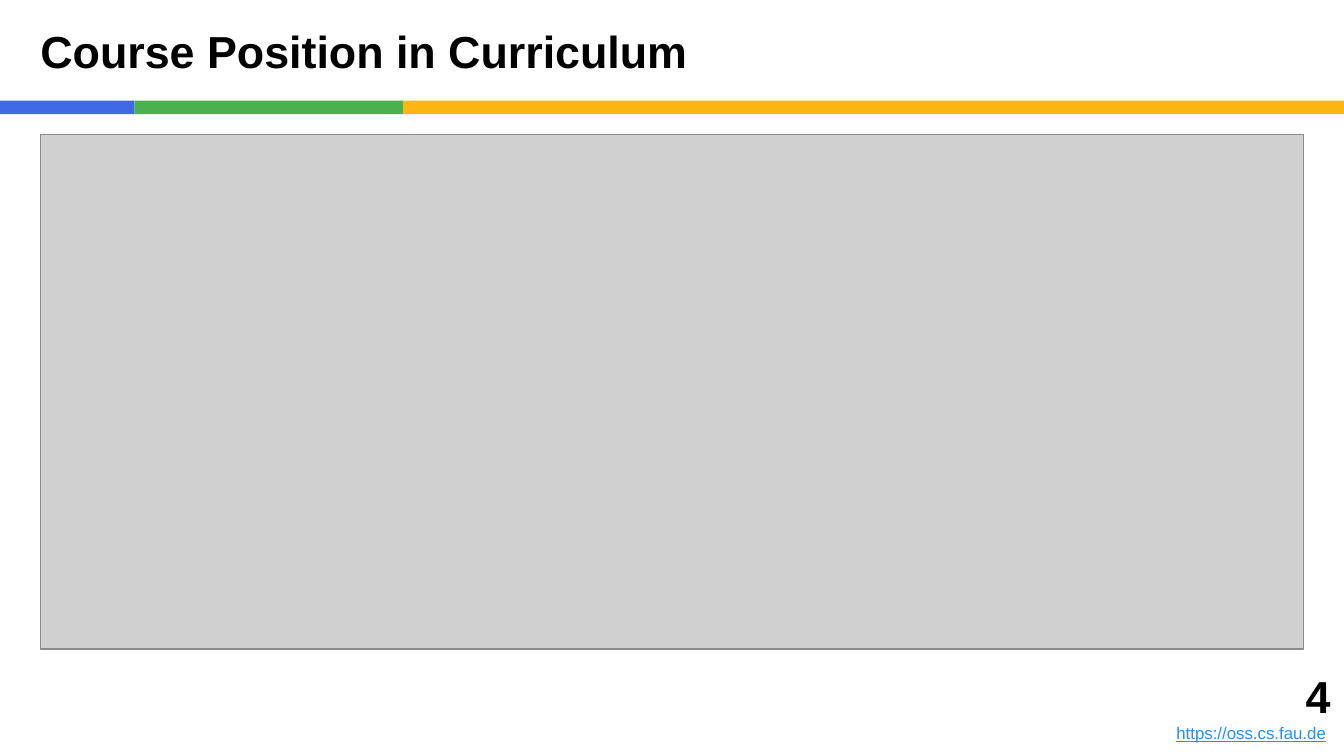
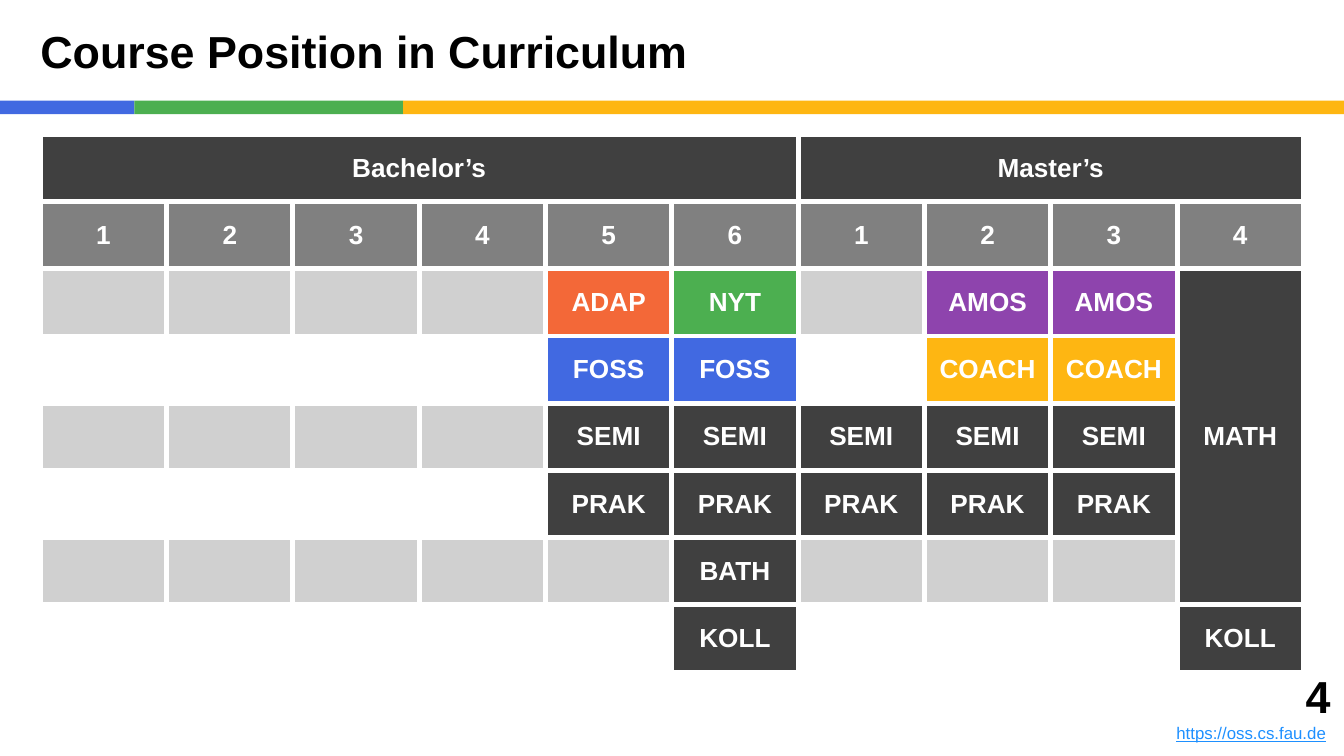
Before and after one commit to dirkriehle/coach-course, a slide deck: slide 4 of Lecture Slides/COACH A01 - Introduction.pptx. Drawn at 1344x756 pixels with LibreOffice and Linux fonts; fonts in the diff are those of the drawing; grey boxes stand for pictures. Boxes give left, top, right and bottom in pixels: in the first picture for what was removed or moved away, otherwise in the second. Text is boxed around its words. In the diff, an @@ line names an element or a change of style, - is before the commit and + after.

Commit message:
Pre-course preparation

```diff
--- a/Lecture Slides/COACH A01 - Introduction.pptx
+++ b/Lecture Slides/COACH A01 - Introduction.pptx
@@ picture removed at (x1=40, y1=134, x2=1304, y2=649) @@
@@ table added at (x1=40, y1=134, x2=1304, y2=652), 8 rows, 10 columns @@
+Bachelor’s |  |  |  |  |  | Master’s |  |  | 
+1 | 2 | 3 | 4 | 5 | 6 | 1 | 2 | 3 | 4
+ |  |  |  | ADAP | NYT |  | AMOS | AMOS | MATH
+ |  |  |  | FOSS | FOSS |  | COACH | COACH | 
+ |  |  |  | SEMI | SEMI | SEMI | SEMI | SEMI | 
+ |  |  |  | PRAK | PRAK | PRAK | PRAK | PRAK | 
+ |  |  |  |  | BATH |  |  |  | 
+ |  |  |  |  | KOLL |  |  |  | KOLL
```
Also in this commit, not shown: 3 other slides changed, 4 other files.
